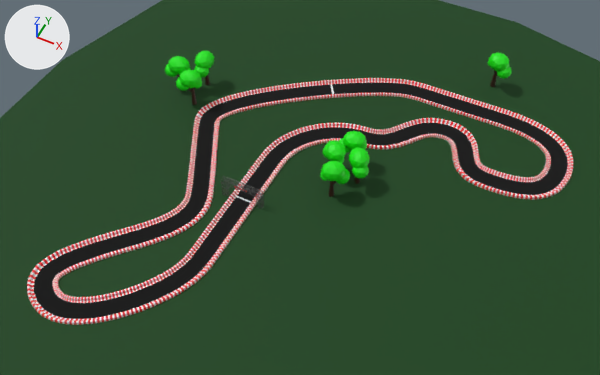
The glTF model public/assets/track.gltf as it was, and as the next commit left it.
The view is the same before and after, from a 50 mm camera at (119.0, -188.0, 254.0) aimed at (19.0, 12.0, 5.0). Lighting does not change. The marker at upper left points along +X, +Y and +Z. Where no turn or scale is listed for an object, it has been applied to the vertices. Vertices at the same position are counted once.

The first picture shows 'ground', 'rail', 'track', 'tree', 'trees_1', 'trees_2'.
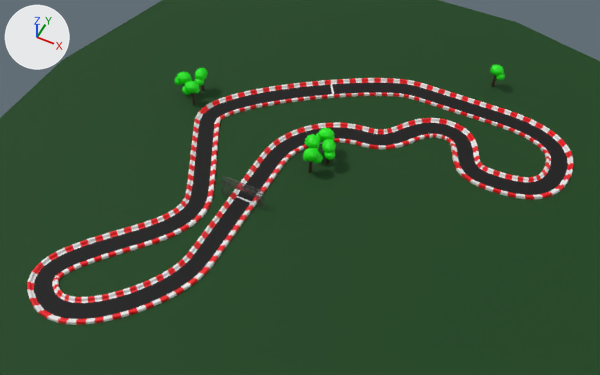
Where the newer file only moved an object's origin or applied its transform, the numbers keep the older frame.

Edits to the scene script, one JSON object a line:
```json
{"block": "me_tree_001", "where": "me_tree_001.from_pydata(...)  # 174 vertices, 306 faces; spans x -4.7..7.0, y -4.8..4.1, z -1.3..18.4"}
{"block": "me_tree_001", "where": "# used by ob_tree; location = (68.5, 112.8, -1.1)"}
{"block": "me_tree_001", "change": "me_tree_001 part 1: the whole mesh is scaled about its middle by 0.629, then moved by (-0.3, 0.1, -2.7)"}
{"block": "me_trees_1_001", "where": "me_trees_1_001.from_pydata(...)  # 522 vertices, 918 faces; spans x -16.7..4.7, y -4.3..18.9, z -1.3..18.4"}
{"block": "me_trees_1_001", "where": "# used by ob_trees_1; location = (-48.5, 41.0, -1.1)"}
{"block": "me_trees_1_001", "change": "me_trees_1_001 part 2: the whole mesh is scaled about the mesh origin by 0.674"}
{"block": "me_trees_2_001", "where": "me_trees_2_001.from_pydata(...)  # 696 vertices, 1224 faces; spans x -9.9..12.1, y -4.3..23.6, z -1.3..18.4"}
{"block": "me_trees_2_001", "where": "# used by ob_trees_2; location = (30.3, 18.7, -1.1)"}
{"block": "me_trees_2_001", "change": "me_trees_2_001 part 3: the whole mesh is scaled about its middle by 0.692, then moved by (-13.6, 4.9, -2.3)"}
{"block": "me_rail_001", "where": "# used by ob_rail; location = (37.7, 93.3, -1.1)"}
{"op": "remove", "block": "me_rail_001", "code": "me_rail_001.from_pydata(...)  # 11662 vertices, 19992 faces; spans x -92.0..78.0, y -174.0..6.0, z 0.0..1.0"}
{"op": "add", "block": "me_rail_001", "code": "me_rail_001.from_pydata(...)  # 2075 vertices, 3320 faces; spans x -92.0..78.0, y -174.0..6.0, z 0.0..1.0"}
{"block": "me_rail_001", "change": "me_rail_001 part 4: 384 vertices moved within x -90.0..75.0, y -174.0..6.0, z 0.0..1.0; 9631 vertices removed from x -92.0..78.0, y -174.0..6.0, z 0.0..1.0; 44 vertices added at x -87.0..77.0, y -172.0..2.0, z 0.0..1.0"}
```

Pixel boxes [x1, y1, x2, y2] of what changed, in the pictures (600 x 375 px):
```json
{"object": "trees_2", "change": "mesh rescaled", "before": [320, 131, 370, 197], "after": [303, 128, 336, 173], "on screen": "33% narrower, 31% shorter"}
{"object": "trees_1", "change": "mesh rescaled", "before": [165, 50, 214, 105], "after": [175, 68, 208, 104], "on screen": "32% narrower, 34% shorter"}
{"object": "tree", "change": "mesh rescaled", "before": [487, 52, 512, 87], "after": [490, 64, 505, 87], "on screen": "38% narrower, 33% shorter"}
{"part": 4, "of": "me_rail_001", "change": "cut back", "before": [27, 78, 573, 325], "after": [30, 78, 573, 325]}
```
